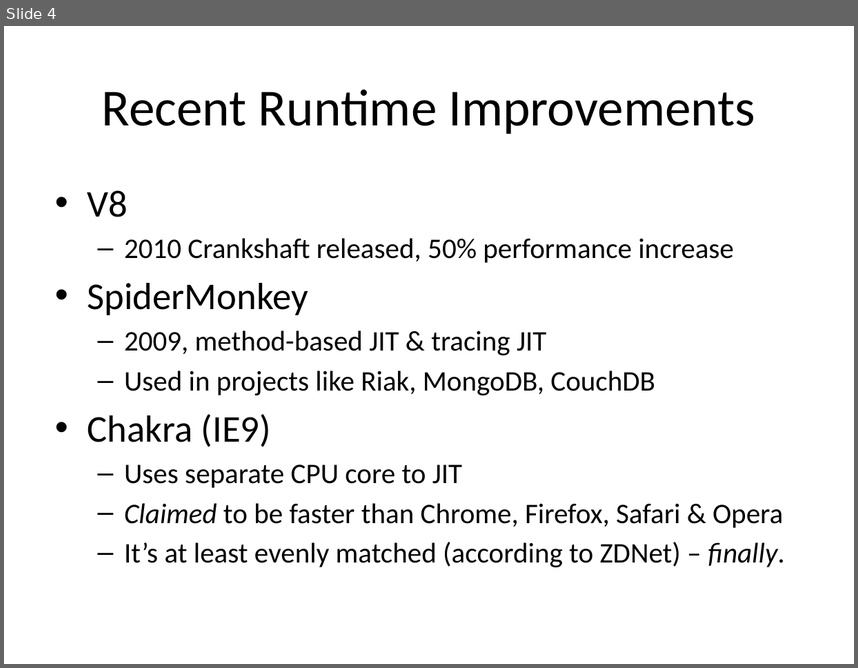
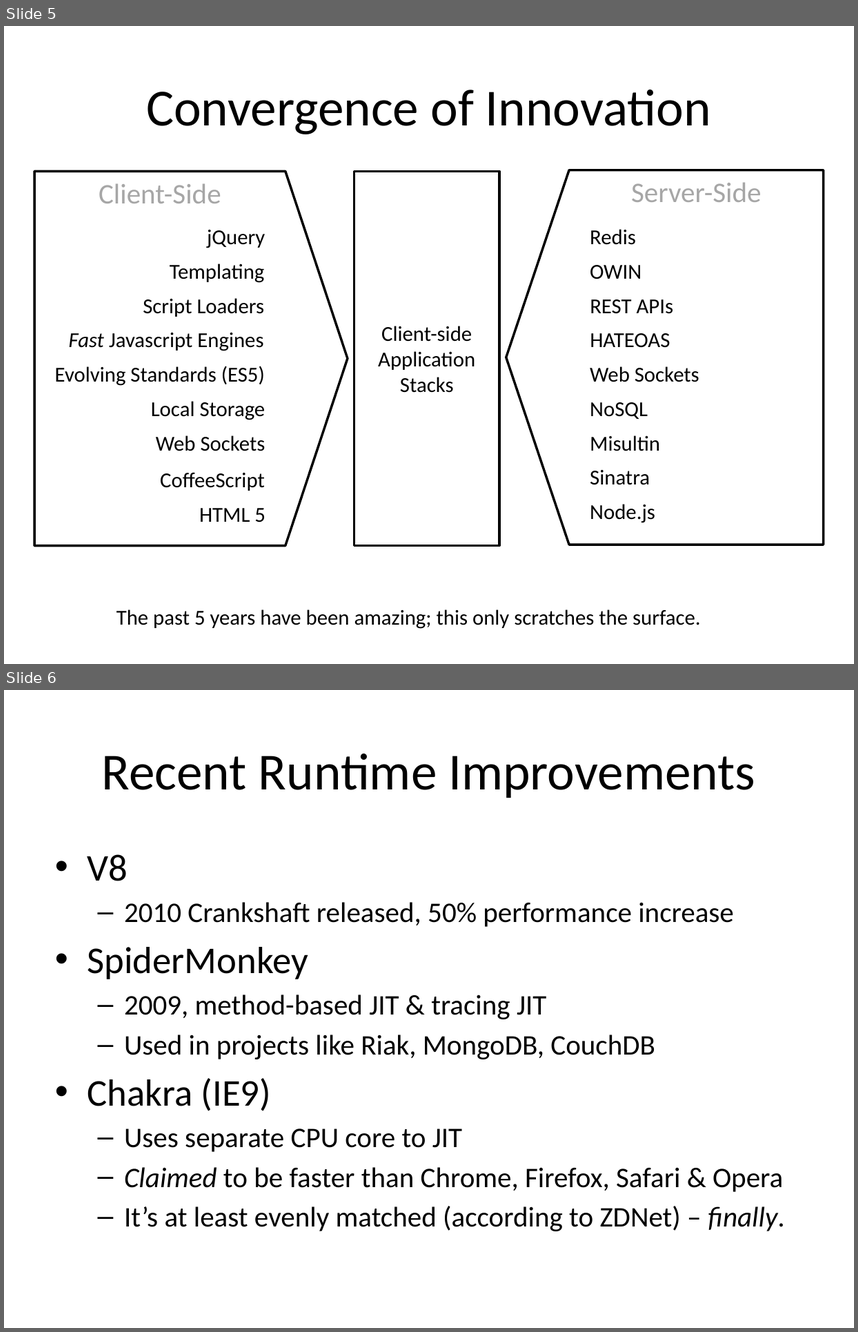
Before and after one commit to vaporworks/Devlink2011-REST-WebClient, a slide deck: PowerPoint/joint_talk_notes.pptx. Shown one above the other, each under a label of ours: slide 4 before the commit, slides 5 and 6 after it. The pictures are 858x668 and 858x1332 pixels, drawn with LibreOffice and Linux fonts; fonts in the diff are those of the drawing. Boxes give left, top, right and bottom in pixels: in the first picture for what was removed or moved away, otherwise in the second. Text is boxed around its words. In the diff, an @@ line names an element or a change of style, - is before the commit and + after.

```diff
--- a/PowerPoint/joint_talk_notes.pptx
+++ b/PowerPoint/joint_talk_notes.pptx
@@ slide 5 added at <box>4,26,854,664</box>, background #FFFFFF @@
@@ title added at <box>146,89,711,134</box>, 44 pt, text #000000 @@
+Convergence of Innovation
@@ right arrow added at <box>506,170,824,544</box>, fill #FFFFFF, outline #000000 2 pt, 24 pt, text #A6A6A6 @@
+Server-Side
@@ right arrow added at <box>34,172,348,546</box>, fill #FFFFFF, outline #000000 2 pt, 24 pt, text #A6A6A6 @@
+Client-Side
@@ rectangle added at <box>355,172,499,546</box>, fill #FFFFFF, outline #000000 2 pt, 18 pt, text #000000 @@
+Client-side
+Application
+Stacks
@@ text added at <box>207,230,265,248</box>, 18 pt, text #000000 @@
+jQuery
@@ text added at <box>590,229,636,245</box>, 18 pt, text #000000 @@
+Redis
@@ text added at <box>170,263,265,283</box>, 18 pt, text #000000 @@
+Templating
@@ text added at <box>590,265,642,279</box>, 18 pt, text #000000 @@
+OWIN
@@ text added at <box>143,298,265,316</box>, 18 pt, text #000000 @@
+Script Loaders
@@ text added at <box>590,299,673,314</box>, 18 pt, text #000000 @@
+REST APIs
@@ text added at <box>69,332,263,351</box>, 18 pt, text #000000 @@
+Fast Javascript Engines
@@ text added at <box>590,333,670,348</box>, 18 pt, text #000000 @@
+HATEOAS
@@ text added at <box>55,365,265,385</box>, 18 pt, text #000000 @@
+Evolving Standards (ES5)
@@ text added at <box>590,366,700,382</box>, 18 pt, text #000000 @@
+Web Sockets
@@ text added at <box>151,401,266,420</box>, 18 pt, text #000000 @@
+Local Storage
@@ text added at <box>590,402,648,419</box>, 18 pt, text #000000 @@
+NoSQL
@@ text added at <box>156,435,266,451</box>, 18 pt, text #000000 @@
+Web Sockets
@@ text added at <box>590,435,660,451</box>, 18 pt, text #000000 @@
+Misultin
@@ text added at <box>160,472,265,490</box>, 18 pt, text #000000 @@
+CoffeeScript
@@ text added at <box>590,470,650,485</box>, 18 pt, text #000000 @@
+Sinatra
@@ text added at <box>199,508,266,522</box>, 18 pt, text #000000 @@
+HTML 5
@@ text added at <box>590,503,655,523</box>, 18 pt, text #000000 @@
+Node.js
@@ text added at <box>116,609,701,628</box>, 18 pt, text #000000 @@
+The past 5 years have been amazing; this only scratches the surface.
@@ what was slide 4 is now slide 6 @@
```
Also in this commit, not shown: 4 slides changed, 6 other slides added, 6 slides removed.
